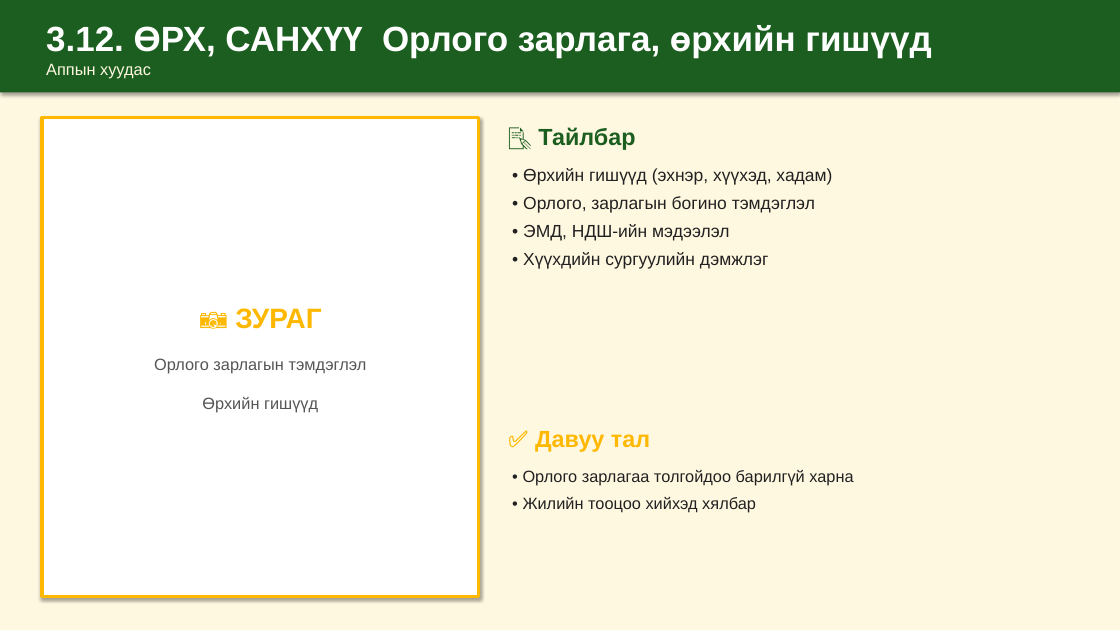
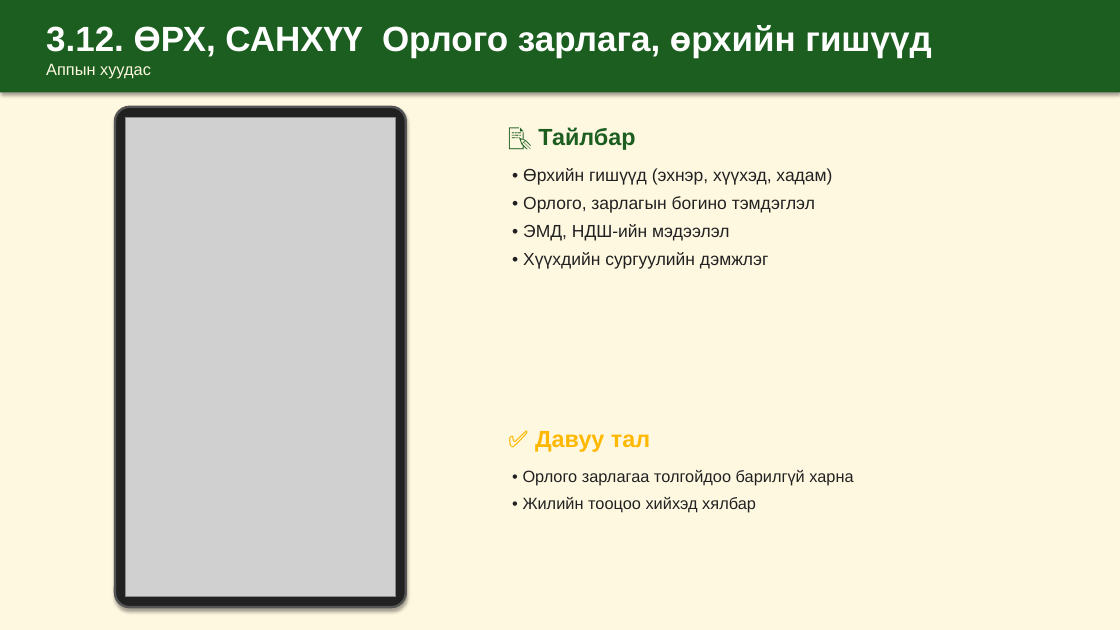
Before and after one commit to mendsaikhanch-stack/malchin-app, a slide deck: slide 15 of docs/bag-darga-tanilsuulga.pptx. Drawn at 1120x630 pixels with LibreOffice and Linux fonts; fonts in the diff are those of the drawing; grey boxes stand for pictures. Boxes give left, top, right and bottom in pixels: in the first picture for what was removed or moved away, otherwise in the second. Text is boxed around its words. In the diff, an @@ line names an element or a change of style, - is before the commit and + after.

```diff
--- a/docs/bag-darga-tanilsuulga.pptx
+++ b/docs/bag-darga-tanilsuulga.pptx
@@ rectangle removed at [42,118,479,597] @@
-📷 ЗУРАГ
-Орлого зарлагын тэмдэглэл
-Өрхийн гишүүд
@@ rounded rectangle added at [115,107,406,607], fill #212121, outline #555555 2 pt @@
@@ picture added at [126,118,396,597] @@
```
Also in this commit, not shown: 12 other slides changed, 16 other files.
